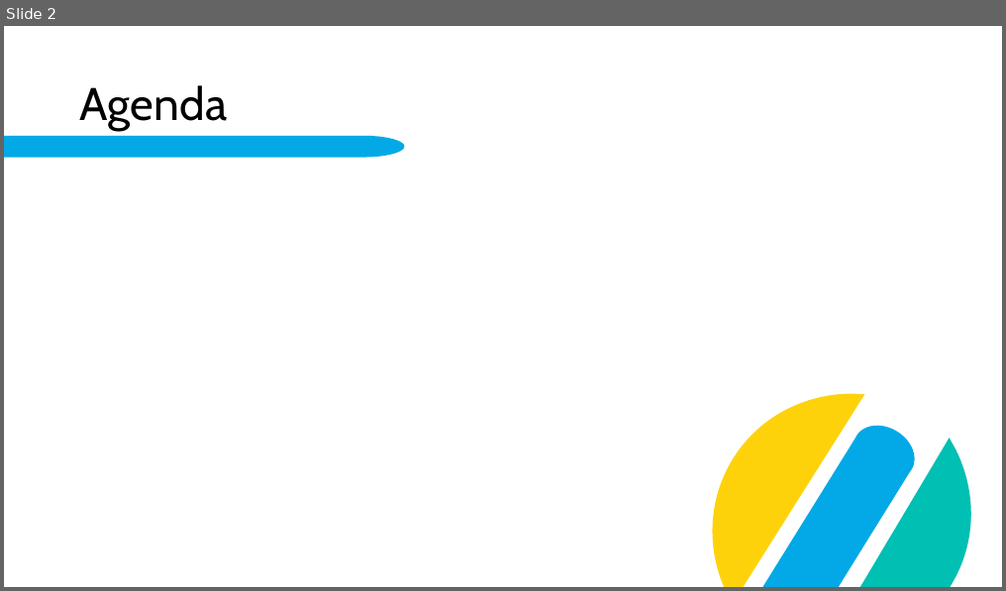
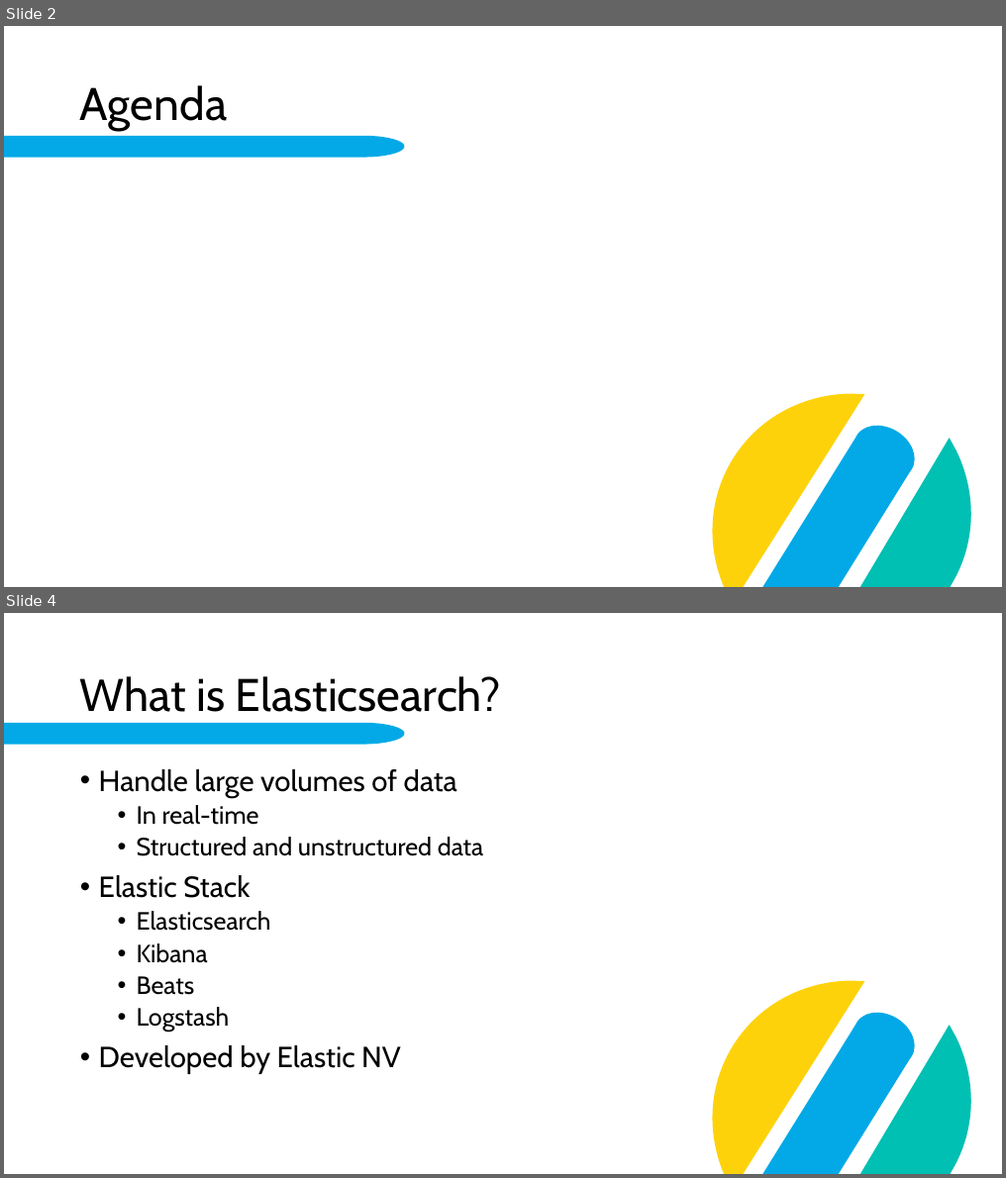
Before and after one commit to fabi2k03/dab_elasticsearch_paper, a slide deck: Elasticsearch.pptx. Shown one above the other, each under a label of ours: slide 2 before the commit, slides 2 and 4 after it; the slides between them are not shown. The pictures are 1006x591 and 1006x1178 pixels, drawn with LibreOffice and Linux fonts; fonts in the diff are those of the drawing; background and template pictures are left out. Boxes give left, top, right and bottom in pixels: in the first picture for what was removed or moved away, otherwise in the second. Text is boxed around its words. In the diff, an @@ line names an element or a change of style, - is before the commit and + after.

```diff
--- a/Elasticsearch.pptx
+++ b/Elasticsearch.pptx
@@ slide 4 added at bbox=[4, 613, 1002, 1174], background #FFFFFF; not listed: 5 template elements that a slide beside it also shows @@
@@ title added at bbox=[80, 676, 501, 712], 44 pt, text #000000 @@
+What is Elasticsearch?
@@ text added at bbox=[99, 769, 483, 1074], 24 pt, text #000000 @@
+• Handle large volumes of data
+  • In real-time
+  • Structured and unstructured data
+• Elastic Stack
+  • Elasticsearch
+  • Kibana
+  • Beats
+  • Logstash
+• Developed by Elastic NV
```
Also in this commit, not shown: 1 slide changed, 9 other slides added, 3 other files.
